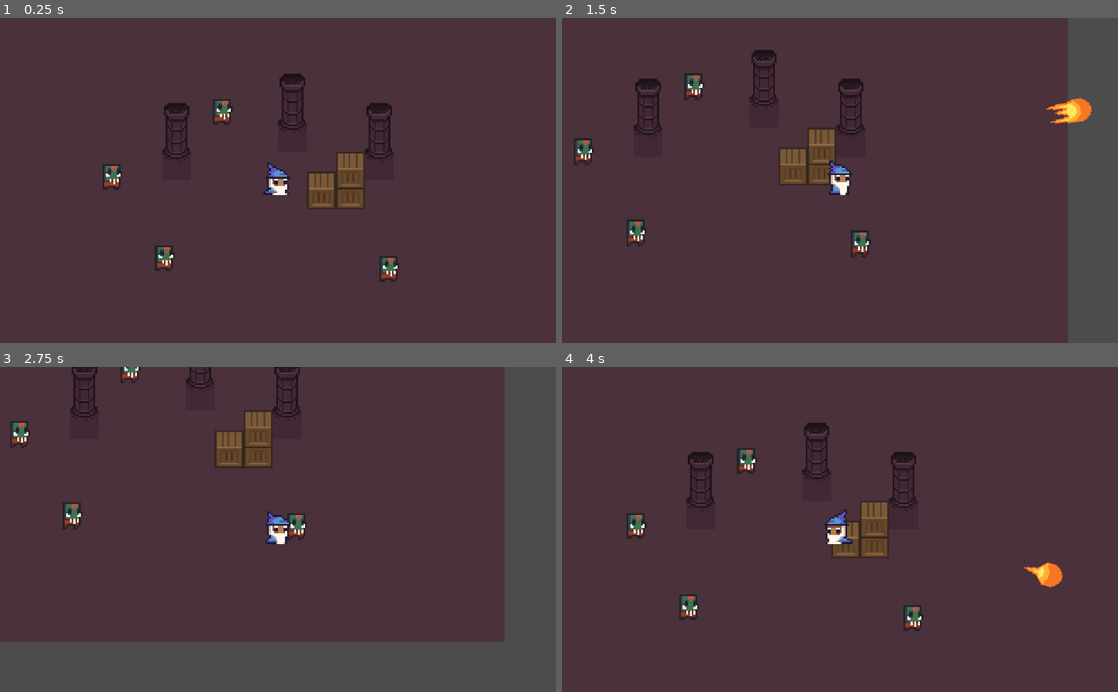
Above: before the commit, frames 1-4 (two rows, left to right).
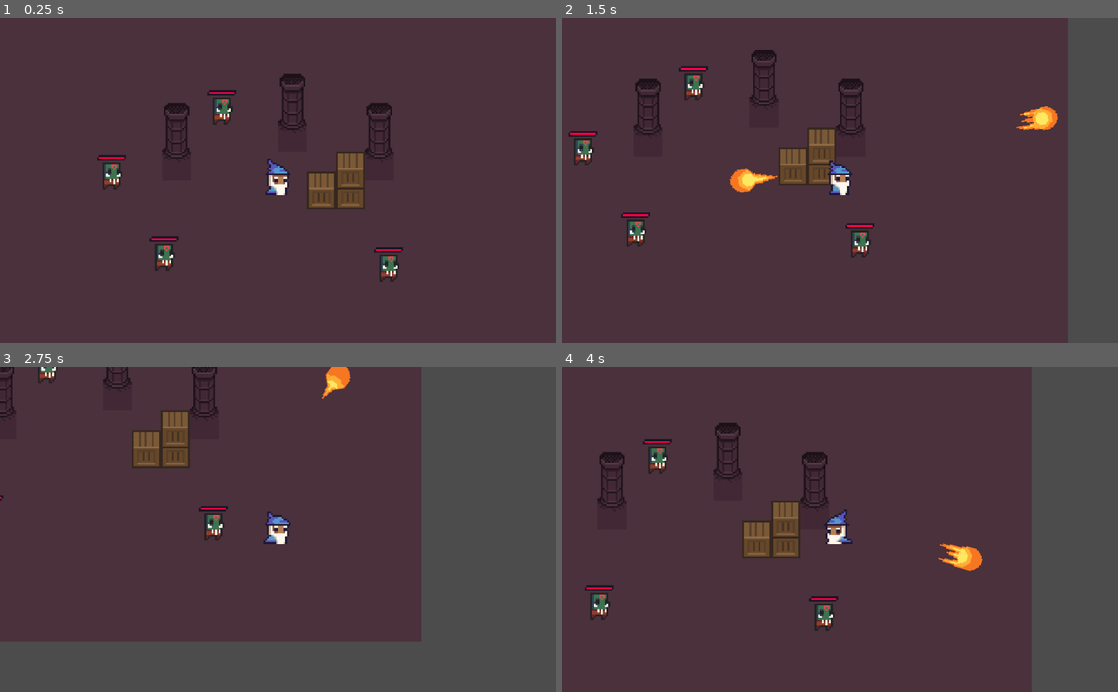
Above: after the commit, the same moments.

Repository: gotneb/cripta_dungeon
Game: Godot game, scene res://scenes/dungeon.tscn
The game is run twice, just before and just after one commit, with the same random seed, the same clock (stepped at 60 frames per second) and the same inputs.
Inputs (mouse positions are in pixels of both pictures, inside the frame that each line leads up to):
- Up to frame 1 (0.25 s): no input
- Up to frame 2 (1.5 s): move the mouse to (962, 164) at 0.52 s; hold Right (right) 0.53-1.28 s; click (962, 164) at 0.6 s; tap Z (z_attack, bound only after the commit) at 0.8, 1.35 s; move the mouse to (728, 196) at 1.27 s; hold Down (down) from 1.28 s (still down)
- Up to frame 3 (2.75 s): click (166, 545) at 1.55 s; move the mouse to (333, 458) at 2.02 s; release Down (down) at 2.03 s; hold Right (right) from 2.03 s (still down); click (333, 458) at 2.1 s; tap Z (z_attack, bound only after the commit) at 2.3 s
- Up to frame 4 (4 s): move the mouse to (812, 594) at 2.77 s; release Right (right) at 2.78 s; hold Up (ui_up) 2.78-3.53 s; tap Z (z_attack, bound only after the commit) at 2.85, 3.8 s; click (812, 594) at 3.05 s; move the mouse to (1006, 578) at 3.52 s; hold Left (left) from 3.53 s (still down); click (1006, 578) at 3.6 s

The runs differ from the first frame. In frame 1, 0.9% of the frame differs, in the area x 17-73%, y 22-82%; in frame 2, 1.4%; in frame 3, 18%; in frame 4, 22%, in the area x 4-100%, y 0-100%.

Commit message:
Add barra de vida ao Orc Shaman

Diff:
--- a/src/project.godot
+++ b/src/project.godot
@@ -10,11 +10,17 @@
 
 _global_script_classes=[ {
 "base": "KinematicBody2D",
+"class": "OrcShaman",
+"language": "GDScript",
+"path": "res://scripts/enemies/orc_shaman.gd"
+}, {
+"base": "KinematicBody2D",
 "class": "Wizzard",
 "language": "GDScript",
 "path": "res://scripts/playable_characters/wizzard.gd"
 } ]
 _global_script_class_icons={
+"OrcShaman": "",
 "Wizzard": ""
 }
 
@@ -75,10 +81,9 @@
 "events": [ Object(InputEventKey,"resource_local_to_scene":false,"resource_name":"","device":0,"alt":false,"shift":false,"control":false,"meta":false,"command":false,"pressed":false,"scancode":0,"physical_scancode":16777234,"unicode":0,"echo":false,"script":null)
  ]
 }
-attack={
+z_attack={
 "deadzone": 0.5,
-"events": [ Object(InputEventMouseButton,"resource_local_to_scene":false,"resource_name":"","device":0,"alt":false,"shift":false,"control":false,"meta":false,"command":false,"button_mask":0,"position":Vector2( 0, 0 ),"global_position":Vector2( 0, 0 ),"factor":1.0,"button_index":1,"pressed":false,"doubleclick":false,"script":null)
-, Object(InputEventKey,"resource_local_to_scene":false,"resource_name":"","device":0,"alt":false,"shift":false,"control":false,"meta":false,"command":false,"pressed":false,"scancode":0,"physical_scancode":32,"unicode":0,"echo":false,"script":null)
+"events": [ Object(InputEventKey,"resource_local_to_scene":false,"resource_name":"","device":0,"alt":false,"shift":false,"control":false,"meta":false,"command":false,"pressed":false,"scancode":0,"physical_scancode":90,"unicode":0,"echo":false,"script":null)
  ]
 }
 
--- a/src/scenes/enemies/orc_shaman.tscn
+++ b/src/scenes/enemies/orc_shaman.tscn
@@ -8,6 +8,8 @@
 [ext_resource path="res://assets/enemies/orc_shaman/idle/orc_shaman_idle_anim_f1.png" type="Texture" id=6]
 [ext_resource path="res://assets/enemies/orc_shaman/idle/orc_shaman_idle_anim_f3.png" type="Texture" id=7]
 [ext_resource path="res://assets/enemies/orc_shaman/run/orc_shaman_run_anim_f1.png" type="Texture" id=8]
+[ext_resource path="res://scenes/interface/health_bar/health_bar_enemie.tscn" type="PackedScene" id=9]
+[ext_resource path="res://scripts/enemies/orc_shaman.gd" type="Script" id=10]
 
 [sub_resource type="SpriteFrames" id=1]
 animations = [ {
@@ -23,16 +25,47 @@
 } ]
 
 [sub_resource type="CapsuleShape2D" id=2]
-radius = 5.0
-height = 4.0
+radius = 4.0
+height = 2.0
+
+[sub_resource type="Animation" id=3]
+resource_name = "hitted"
+length = 0.4
+tracks/0/type = "value"
+tracks/0/path = NodePath("AnimatedSprite:self_modulate")
+tracks/0/interp = 1
+tracks/0/loop_wrap = true
+tracks/0/imported = false
+tracks/0/enabled = true
+tracks/0/keys = {
+"times": PoolRealArray( 0, 0.2, 0.3, 0.4 ),
+"transitions": PoolRealArray( 1, 1, 1, 1 ),
+"update": 0,
+"values": [ Color( 0.901961, 0, 0, 0.901961 ), Color( 1, 1, 1, 1 ), Color( 0.901961, 0, 0, 0.901961 ), Color( 1, 1, 1, 1 ) ]
+}
 
 [node name="Orc Shaman" type="KinematicBody2D"]
+position = Vector2( -2, -2 )
+collision_layer = 2
+collision_mask = 4
+script = ExtResource( 10 )
+__meta__ = {
+"_edit_group_": true
+}
 
 [node name="AnimatedSprite" type="AnimatedSprite" parent="."]
 frames = SubResource( 1 )
 animation = "idle"
-playing = true
 
 [node name="CollisionShape2D" type="CollisionShape2D" parent="."]
-position = Vector2( 1, 1 )
+position = Vector2( 1, 4 )
 shape = SubResource( 2 )
+
+[node name="HealthBar" parent="." instance=ExtResource( 9 )]
+margin_left = -7.0
+margin_top = -9.0
+margin_right = -7.0
+margin_bottom = -9.0
+
+[node name="AnimationPlayer" type="AnimationPlayer" parent="."]
+anims/hitted = SubResource( 3 )
--- /dev/null
+++ b/src/scenes/interface/health_bar/health_bar_enemie.tscn
@@ -0,0 +1,22 @@
+[gd_scene load_steps=4 format=2]
+
+[ext_resource path="res://assets/interface/health_bar/progress.png" type="Texture" id=1]
+[ext_resource path="res://assets/interface/health_bar/under.png" type="Texture" id=2]
+[ext_resource path="res://scripts/interface/health_bar_enemie.gd" type="Script" id=3]
+
+[node name="HealthBar" type="Control"]
+anchor_right = 1.0
+anchor_bottom = 1.0
+script = ExtResource( 3 )
+__meta__ = {
+"_edit_use_anchors_": true
+}
+
+[node name="TextureProgress" type="TextureProgress" parent="."]
+anchor_right = 0.016
+anchor_bottom = 0.005
+margin_right = -0.384001
+value = 100.0
+texture_under = ExtResource( 2 )
+texture_progress = ExtResource( 1 )
+texture_progress_offset = Vector2( 1, 1 )
--- a/src/scenes/playable_characters/wizzard.tscn
+++ b/src/scenes/playable_characters/wizzard.tscn
@@ -40,7 +40,6 @@
 position = Vector2( -1, -6 )
 frames = SubResource( 2 )
 animation = "idle"
-frame = 1
 playing = true
 
 [node name="CollisionShape2D" type="CollisionShape2D" parent="."]
--- a/src/scenes/projectiles/wizzard/fire.tscn
+++ b/src/scenes/projectiles/wizzard/fire.tscn
@@ -16,14 +16,18 @@
 } ]
 
 [sub_resource type="CircleShape2D" id=2]
-radius = 5.0
+radius = 2.23607
 
-[node name="Fire Ball" type="KinematicBody2D"]
+[sub_resource type="CircleShape2D" id=3]
+radius = 6.08276
+
+[node name="FireBall" type="KinematicBody2D"]
 collision_layer = 4
 collision_mask = 2
 script = ExtResource( 6 )
 
 [node name="AnimatedSprite" type="AnimatedSprite" parent="."]
+position = Vector2( 1, 0 )
 scale = Vector2( 0.75, 0.75 )
 frames = SubResource( 1 )
 frame = 2
@@ -35,4 +39,13 @@
 [node name="Timer" type="Timer" parent="."]
 wait_time = 10.0
 
+[node name="Area2D" type="Area2D" parent="."]
+collision_layer = 4
+collision_mask = 2
+
+[node name="CollisionShape2D" type="CollisionShape2D" parent="Area2D"]
+position = Vector2( 9, -1 )
+shape = SubResource( 3 )
+
 [connection signal="timeout" from="Timer" to="." method="_on_Timer_timeout"]
+[connection signal="body_entered" from="Area2D" to="." method="_on_Area2D_body_entered"]
--- /dev/null
+++ b/src/scripts/enemies/orc_shaman.gd
@@ -0,0 +1,24 @@
+class_name OrcShaman
+extends KinematicBody2D
+
+onready var health_bar := $HealthBar
+onready var animation := $AnimationPlayer
+
+var max_hp := 20
+var current_hp := max_hp
+
+
+func _ready():
+	health_bar.set_max_health(max_hp)
+
+
+func take_damage(damage: int) -> void:
+	animation.play("hitted")
+	current_hp -= damage
+
+	# Morre
+	if current_hp <= 0:
+		current_hp = 0
+		queue_free()
+
+	health_bar.update_health(current_hp)
--- /dev/null
+++ b/src/scripts/interface/health_bar_enemie.gd
@@ -0,0 +1,11 @@
+extends Control
+
+
+func update_health(health: int) -> void:
+	var tween = create_tween().set_trans(Tween.TRANS_BOUNCE).set_ease(Tween.EASE_IN_OUT)
+	tween.tween_property($TextureProgress, "value", float(health), 0.3)
+	#$TextureProgress.value = health
+
+
+func set_max_health(health: int) -> void:
+	$TextureProgress.max_value = health
--- a/src/scripts/playable_characters/wizzard.gd
+++ b/src/scripts/playable_characters/wizzard.gd
@@ -7,6 +7,7 @@
 # Variaveis
 var speed := 40
 var _velocity := Vector2.ZERO
+var fire_ball_damage := 4
 var _flip_h := false
 
 func _ready():
@@ -17,7 +18,7 @@
 func _process(delta):
 	_move(delta)
 
-	if Input.is_action_just_pressed("attack"):
+	if Input.is_action_just_pressed("z_attack"):
 		$SpelsPositon.look_at(get_global_mouse_position())
 		throw_fire_ball()
 
@@ -66,4 +67,5 @@
 	fire.position = $SpelsPositon/Position.global_position
 	fire.direction =  get_global_mouse_position() - position
 	fire.rotate($SpelsPositon.rotation)
+	fire.damage = fire_ball_damage
 	get_parent().add_child(fire)
--- a/src/scripts/projectiles/wizzard/fire_ball.gd
+++ b/src/scripts/projectiles/wizzard/fire_ball.gd
@@ -2,7 +2,7 @@
 
 const speed := 100
 var direction := Vector2.ZERO
-
+var damage: int
 
 func _ready():
 	$AnimatedSprite.play("default")
@@ -18,6 +18,12 @@
 	move_and_slide(direction * speed * delta * 100)
 
 
-# Destroi pra n acupar espaco na memoria
+# Destroi pra nao acupar espaco na memoria
 func _on_Timer_timeout():
 	queue_free()
+
+
+func _on_Area2D_body_entered(body):
+	if body is OrcShaman:
+		body.take_damage(damage)
+		queue_free()
Binary file added: src/assets/interface/health_bar/progress.png
Not shown, added: src/assets/interface/health_bar/progress.png.import
Binary file added: src/assets/interface/health_bar/under.png
Not shown, added: src/assets/interface/health_bar/under.png.import
Binary file added: src/assets/weapons/arrow.png
Not shown, added: src/assets/weapons/arrow.png.import
Not shown: 1 places in src/scenes/enemies/orc_shaman.tscn that only renumber resources
Not shown: 1 places in src/scenes/projectiles/wizzard/fire.tscn that only renumber resources
